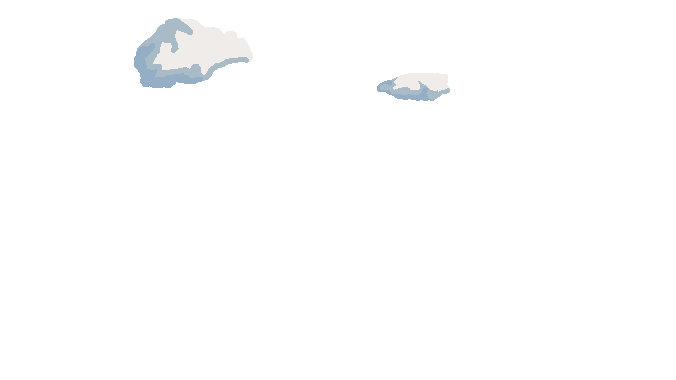
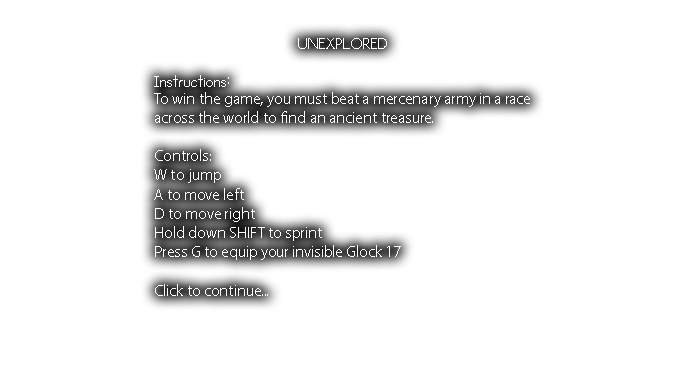
The second 676 x 380 image is a revision of the first. Changes to its layers:
added layer "UNEXPLORED Instructions: To win the game, you must beat a merc" in group "1" over <box>154,38,530,296</box>
hid "Layer 71" over <box>134,18,253,88</box>
hid "Layer 72" over <box>377,73,450,101</box>
